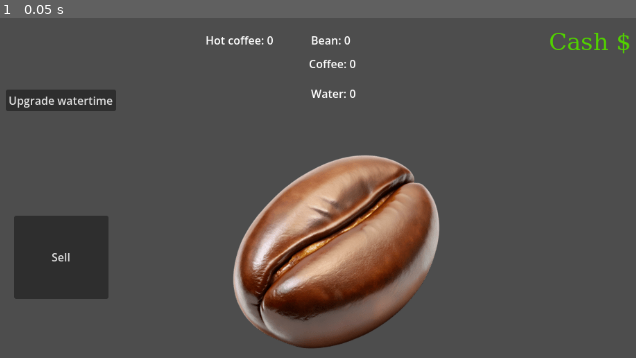
Above: before the commit, frame 1.
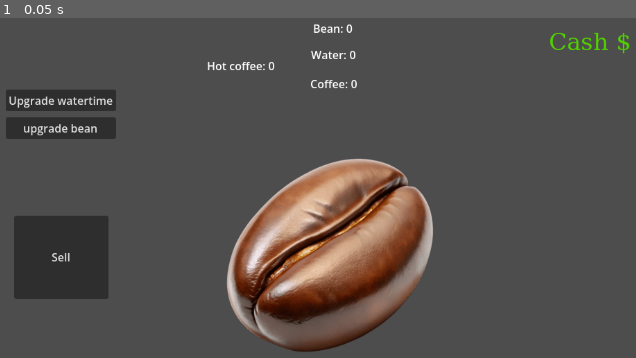
Above: after the commit, the same moment.

Repository: Boltz333/Godot_fun
Game: Godot game, scene res://main.tscn
Two runs of this game, one before a commit and one after it. Both use one fixed random seed, a clock stepped at 60 frames per second and the inputs below.
Inputs:
- Up to frame 1 (0.05 s): no input

The runs differ from the first frame. In frame 1, 6.7% of the frame differs, in the area x 0-70%, y 1-99%.

Commit message:
Re moddeld the entire shit to accually make a bit of fucking sense

Diff:
--- a/control.gd
+++ b/control.gd
@@ -1,55 +1,67 @@
 extends Control
 
-var bean = 0
+var score_bean = 0
+var bean_value = 1
 var coffee = 0
 var water = 0
-var cupofcoffee = 0
+var hotcoffee = 0
 var money = 0
-var upgraded_once = false
+var boiler_busy = false
+
 
 func _on_button_pressed():
-	bean += 1
-	$bean.text = "Bean: " + str(bean)
-	if bean == 10:
-		bean = 0
+	score_bean += bean_value
+	$bean.text = "Bean: " + str(score_bean)
+	if score_bean >= 10 and water >= 2:
+		score_bean -= 10
+		water -= 2
 		coffee += 1
-		$coffee.text = "coffee: " + str(coffee)
+		$bean.text = "Bean: " + str(score_bean)
+		$water.text = "Water: " + str(water)
+		$coffee.text = "Coffee: " + str(coffee)
 
 
 func _on_timer_timeout():
-	print("Water generated!")
 	water += 1
 	$water.text = "Water: " + str(water)
-	_create_hot_coffee()
 
-func _create_hot_coffee():
-	while coffee >= 10 and water >= 2:
-		coffee -= 10
-		water -= 2
-		$water.text = "Water: " + str(water)
-		cupofcoffee += 1
-		print("completed")
-		$cupofcoffee.text = "Cupofcoffee: " + str(cupofcoffee)
 
 func _on_sell_coffee_pressed():
-	if cupofcoffee >=1:
-		cupofcoffee -= 1
-		money += 1
-		$cupofcoffee.text = "Cupofcoffee: " + str(cupofcoffee)
+	if hotcoffee >= 1:
+		hotcoffee -= 1
+		money += 5
+		$hotcoffee.text = "Hotcoffee: " + str(hotcoffee)
 		$money.text = "Cash $: " + str(money)
 
 
 func _on_upgrade_water_pressed() -> void:
+	if money >= 5:
+		money -= 5
+		$Timer.wait_time = max(0.5, $Timer.wait_time * 0.8)
+		$Timer.stop()
+		$Timer.start()
+		$money.text = "Cash $: " + str(money)
+
+
+func _on_upgrade_bean_pressed() -> void:
 	if money >= 10:
 		money -= 10
-		$Timer.wait_time = 8
-		$Timer.start()
-		upgraded_once = true
+		bean_value += 1
 		$money.text = "Cash $: " + str(money)
 
-func _on_upgrade_bean_pressed() -> void:
-	if money >= 5:
-		money -= 5
-		bean += 2
 
-	pass # Replace with function body.
+func start_boiler() -> void:
+	if coffee >= 1 and not boiler_busy:
+		coffee -= 1
+		boiler_busy = true
+		$coffee.text = "Coffee: " + str(coffee)
+		$boiler_timer.wait_time = 20
+		$boiler_timer.start()
+
+
+func _on_boiler_timer_timeout():
+	hotcoffee += 1
+	boiler_busy = false
+	$hotcoffee.text = "Hotcoffee: " + str(hotcoffee)
+	if coffee >= 1:
+		start_boiler()
--- a/main.tscn
+++ b/main.tscn
@@ -53,10 +53,10 @@
 [node name="bean" type="Label" parent="Control" unique_id=1109461341]
 layout_mode = 1
 anchors_preset = -1
-anchor_left = 15.228
-anchor_top = -0.842
-anchor_right = 15.228
-anchor_bottom = -0.842
+anchor_left = 15.3029995
+anchor_top = -1.267
+anchor_right = 15.3029995
+anchor_bottom = -1.267
 offset_left = 34.879997
 offset_top = 35.68
 offset_right = 95.88
@@ -66,14 +66,19 @@
 
 [node name="coffee" type="Label" parent="Control" unique_id=504540207]
 layout_mode = 0
-offset_left = 641.0
-offset_top = 36.0
-offset_right = 709.0
-offset_bottom = 74.0
+offset_left = 643.0
+offset_top = 65.0
+offset_right = 711.0
+offset_bottom = 103.0
 text = "Coffee: 0"
 
 [node name="Button" type="Button" parent="Control" unique_id=521894745]
-layout_mode = 0
+layout_mode = 1
+anchors_preset = -1
+anchor_left = -0.225
+anchor_top = 0.125
+anchor_right = -0.225
+anchor_bottom = 0.125
 offset_left = 497.0
 offset_top = 143.0
 offset_right = 865.0
@@ -90,17 +95,17 @@
 [node name="water" type="Label" parent="Control" unique_id=2129316658]
 layout_mode = 0
 offset_left = 644.0
-offset_top = 79.0
+offset_top = 23.0
 offset_right = 725.0
-offset_bottom = 124.0
+offset_bottom = 67.0
 text = "Water: 0"
 
-[node name="cupofcoffee" type="Label" parent="Control" unique_id=1245964426]
+[node name="hotcoffee" type="Label" parent="Control" unique_id=1245964426]
 layout_mode = 0
-offset_left = 492.0
-offset_top = 2.0
-offset_right = 590.0
-offset_bottom = 25.0
+offset_left = 494.0
+offset_top = 39.0
+offset_right = 592.0
+offset_bottom = 62.0
 text = "Hot coffee: 0"
 
 [node name="sell_coffee" type="Button" parent="Control" unique_id=1148750308]
@@ -125,11 +130,19 @@
 
 [node name="upgrade_bean" type="Button" parent="Control" unique_id=1790783454]
 layout_mode = 0
-offset_right = 8.0
-offset_bottom = 8.0
+offset_left = 204.0
+offset_top = 125.0
+offset_right = 363.0
+offset_bottom = 156.0
+text = "upgrade bean"
+
+[node name="boiler_timer" type="Timer" parent="Control" unique_id=883607084]
+wait_time = 20.0
+autostart = true
 
 [connection signal="pressed" from="Control/upgrade_water" to="Control" method="_on_upgrade_water_pressed"]
 [connection signal="pressed" from="Control/Button" to="Control" method="_on_button_pressed"]
 [connection signal="timeout" from="Control/Timer" to="Control" method="_on_timer_timeout"]
 [connection signal="pressed" from="Control/sell_coffee" to="Control" method="_on_sell_coffee_pressed"]
 [connection signal="pressed" from="Control/upgrade_bean" to="Control" method="_on_upgrade_bean_pressed"]
+[connection signal="timeout" from="Control/boiler_timer" to="Control" method="_on_boiler_timer_timeout"]
